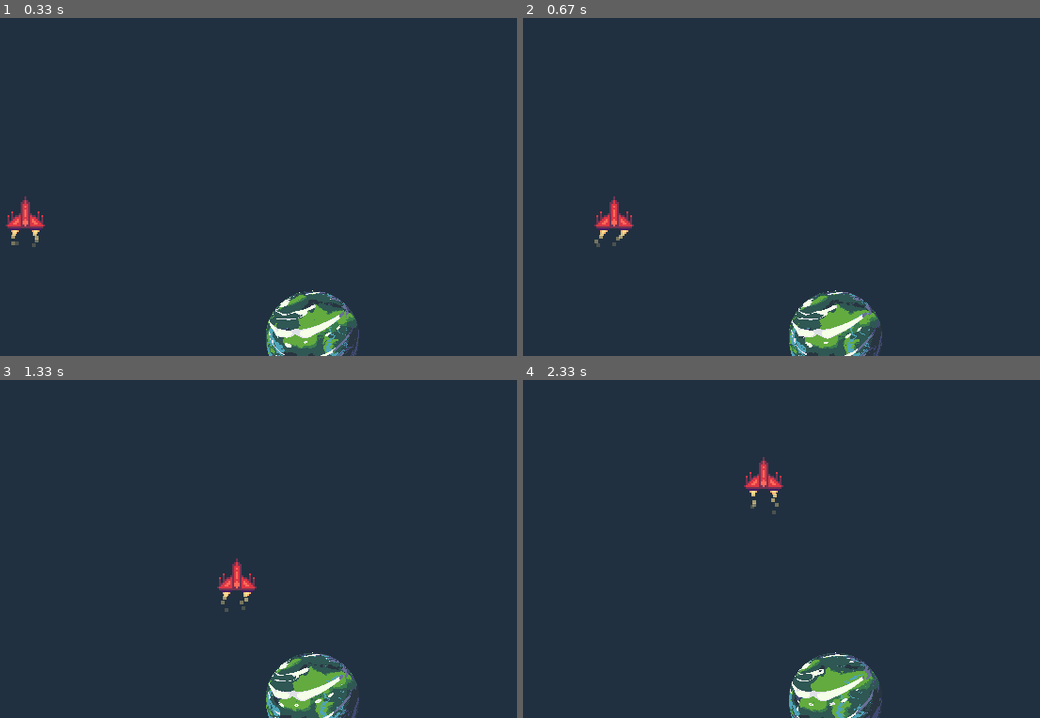
Above: before the commit, frames 1-4 (two rows, left to right).
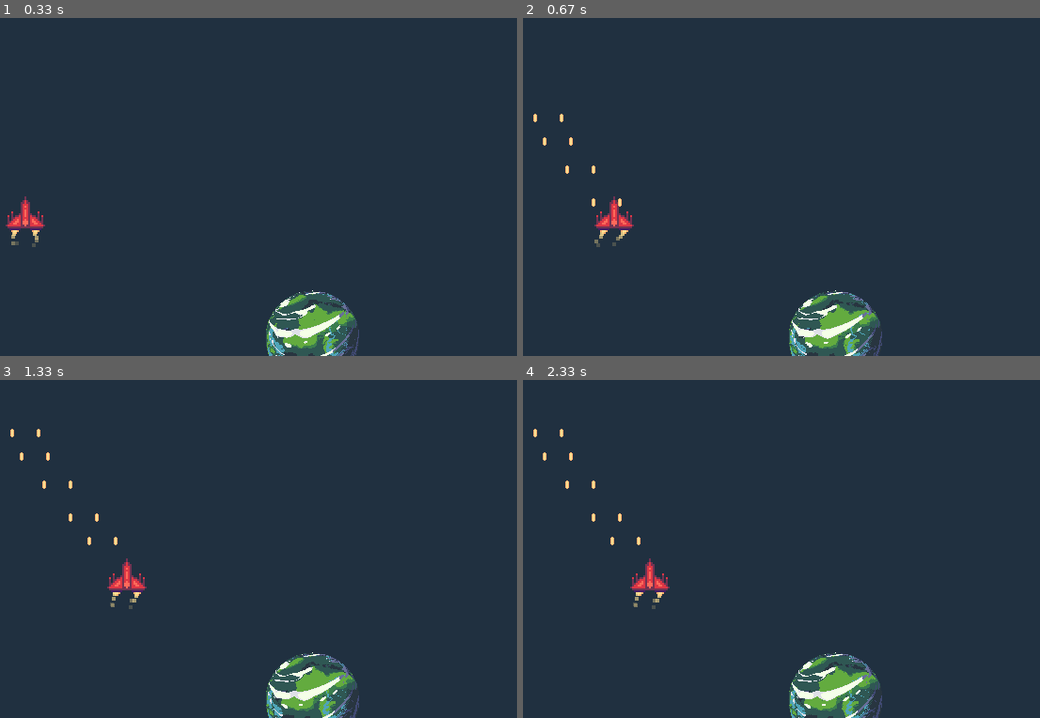
Above: after the commit, the same moments.

Repository: ddorn/flyre
Game: pygame game, started from main.py
Two runs of this game, one before a commit and one after it. Both use one fixed random seed, a clock stepped at 60 frames per second and the inputs below.
Inputs (mouse positions are in pixels of both pictures, inside the frame that each line leads up to):
- Up to frame 1 (0.33 s): no input
- Up to frame 2 (0.67 s): hold Space from 0.33 s (still down); hold Right from 0.33 s (still down); move the mouse to (714, 200) at 0.37 s
- Up to frame 3 (1.33 s): release Space at 0.8 s; release Right at 0.8 s; hold P 0.83-1.3 s; hold Right 0.83-1.3 s; move the mouse to (408, 538) at 0.87 s; tap Space at 0.9, 1.2 s
- Up to frame 4 (2.33 s): hold Up 1.83-2.3 s; move the mouse to (554, 498) at 1.87 s; tap Space at 1.9, 2.2 s

Frame 1 is identical in both runs. In frame 2, 0.1% of the frame differs, in the area x 2-20%, y 28-56%; in frame 3, 1.8%; in frame 4, 2.3%, in the area x 2-70%, y 14-100%.

Commit message:
add bullets

Diff:
--- a/engine/object.py
+++ b/engine/object.py
@@ -61,3 +61,21 @@
             old (pygame.Vector2): previous size of the window
             new (pygame.Vector2): actual size of the window
         """
+
+
+class SpriteObject(Object):
+    def __init__(
+        self, pos, image: pygame.Surface, offset=(0, 0), size=(1, 1), vel=(0, 0)
+    ):
+        super().__init__(pos, size, vel)
+        self.image = image
+        self.image_offset = pygame.Vector2(offset)
+
+    def draw(self, gfx):
+        gfx.surf.blit(
+            self.image, self.image.get_rect(topleft=self.pos + self.image_offset)
+        )
+
+    @property
+    def sprite_pos(self):
+        return self.pos + self.image_offset
--- a/main.py
+++ b/main.py
@@ -5,24 +5,42 @@
 from engine.screen import IntegerScaleScreen
 from engine.state_machine import State
 from objects import Planet, Player
-from engine.pygame_input import Axis, Inputs
+from engine.pygame_input import Axis, Button, Inputs
 
 
 class GameState(State):
-    BG_COLOR = '#203040'
+    BG_COLOR = "#203040"
+
     def __init__(self):
         super().__init__()
 
         self.add(Planet(4, (W * 0.66, H - 20)))
         self.player = self.add(Player((100, 200)))
 
-        self.inputs['horizontal'] = Axis([pygame.K_a, pygame.K_LEFT], [pygame.K_d, pygame.K_RIGHT])
-        self.inputs['horizontal'].always_call(self.player.move_horizontally)
+        self.inputs["horizontal"] = Axis(
+            [pygame.K_a, pygame.K_LEFT], [pygame.K_d, pygame.K_RIGHT]
+        )
+        self.inputs["horizontal"].always_call(self.player.move_horizontally)
 
-        self.inputs['vertical'] = Axis([pygame.K_w, pygame.K_UP], [pygame.K_s, pygame.K_DOWN])
-        self.inputs['vertical'].always_call(self.player.move_vertically)
+        self.inputs["vertical"] = Axis(
+            [pygame.K_w, pygame.K_UP], [pygame.K_s, pygame.K_DOWN]
+        )
+        self.inputs["vertical"].always_call(self.player.move_vertically)
+
+        self.inputs["fire"] = Button(pygame.K_SPACE)
+        self.inputs["fire"].on_press_repeated(lambda _: self.player.fire(self), 0.1)
+
+        self.paused = False
+        self.inputs["pause"] = Button(pygame.K_p)
+        self.inputs["pause"].on_press(self.toggle_pause)
+
+    def toggle_pause(self, *args):
+        self.paused = not self.paused
+
+    def logic(self):
+        if not self.paused:
+            super().logic()
 
 
-
-if __name__ == '__main__':
+if __name__ == "__main__":
     App(GameState, IntegerScaleScreen(SIZE)).run()
--- a/objects.py
+++ b/objects.py
@@ -1,27 +1,33 @@
 from random import gauss
 
 import pygame
+from pygame import Vector2
 
-from engine.assets import image, tilemap
-from constants import W, H, YELLOW
-from engine import Object, Particle, SquareParticle
+from constants import H, W, YELLOW
+from engine import Object, SquareParticle
+from engine.assets import tilemap
+from engine.object import SpriteObject
 from engine.particles import clamp
 from engine.pygame_input import Axis
-from engine.utils import load_img
+from engine.utils import from_polar
 
 
-class Player(Object):
+class Player(SpriteObject):
     MAX_SPEED = 4
     SIZE = pygame.Vector2(17, 13) * 2
     JET1 = pygame.Vector2(9, 23) * 2
     JET2 = pygame.Vector2(20, 23) * 2
+    GUN1 = Vector2(8, 14) * 2 + (1, 0)
+    GUN2 = Vector2(22, 14) * 2 + (1, 0)
 
     def __init__(self, pos):
-        super().__init__(pos, self.SIZE)
+        image_offset = 2 * pygame.Vector2(-7, -11)
+        image = tilemap("spaceships", 0, 0)
+        image = pygame.transform.scale(
+            image, (2 * image.get_width(), 2 * image.get_height())
+        )
 
-        self.image_offset = 2 * pygame.Vector2(-7, -11)
-        self.image = tilemap("spaceships", 0, 0)
-        self.image = pygame.transform.scale(self.image, (2 * self.image.get_width(), 2 * self.image.get_height()))
+        super().__init__(pos, image, image_offset, self.SIZE)
 
     def move_horizontally(self, value: Axis):
         self.vel.x = value.value * self.MAX_SPEED
@@ -29,19 +35,24 @@
     def move_vertically(self, value: Axis):
         self.vel.y = value.value * self.MAX_SPEED
 
+    def fire(self, state):
+        state.add(Bullet(self.GUN1 + self.sprite_pos, -90))
+        state.add(Bullet(self.GUN2 + self.sprite_pos, -90))
+
     def logic(self, state):
         if self.vel.length() > self.MAX_SPEED:
             self.vel.scale_to_length(self.MAX_SPEED)
 
         for jet in (self.JET1, self.JET2):
             state.particles.add(
-                SquareParticle(YELLOW).builder()
-                    .at(jet + self.pos + self.image_offset, gauss(90, 10))
-                    .sized(4)
-                    .living(5)
-                    .constant_force(self.vel / 2)
-                    .velocity(gauss(4, 0.6), )
-                    .anim_fade()
+                SquareParticle(YELLOW)
+                .builder()
+                .at(jet + self.pos + self.image_offset, gauss(90, 10))
+                .sized(4)
+                .living(5)
+                .constant_force(self.vel / 2)
+                .velocity(gauss(4, 0.6),)
+                .anim_fade()
                 .build()
             )
 
@@ -49,10 +60,6 @@
 
         self.pos.x = clamp(self.pos.x, 0, W - self.size.x)
         self.pos.y = clamp(self.pos.y, 0, H - self.size.y)
-
-    def draw(self, gfx):
-        gfx.surf.blit(self.image, self.image.get_rect(topleft=self.pos + self.image_offset))
-
 
 
 class Planet(Object):
@@ -71,3 +78,26 @@
 
         frame = tilemap(f"planet{self.number}", x, y, 100)
         gfx.blit(frame, center=self.pos)
+
+
+class Bullet(SpriteObject):
+    SPEED = 5
+    SIZE = (1, 1)
+
+    def __init__(self, pos, angle):
+        img = tilemap("sprites", 0, 0, 16)
+        rect = img.get_bounding_rect()
+        img = img.subsurface(rect)
+
+        vel = from_polar(self.SPEED, angle)
+        w, h = img.get_size()
+
+        pos += from_polar(h, angle) + from_polar(w / 2, angle - 90) - vel
+        super().__init__(pos, img, (0, 0), img.get_size(), vel)
+
+    def logic(self, state):
+        super().logic(state)
+
+        screen = pygame.Rect(0, 0, W, H).inflate(32, 32)
+        if not screen.collidepoint(*self.pos):
+            self.alive = False
Binary file added: assets/images/sprites.png
Not shown, added: assets/images/sprites.ase
